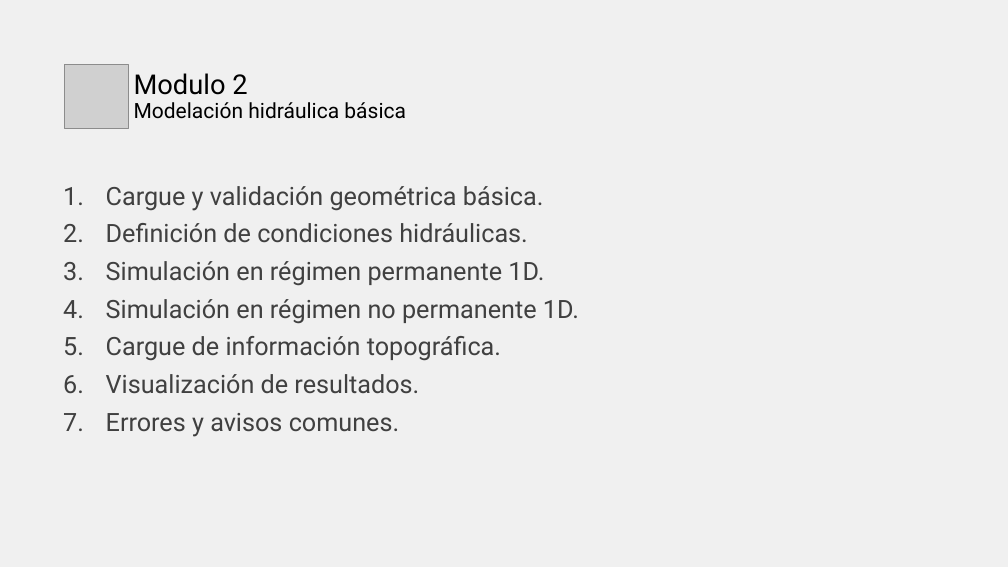
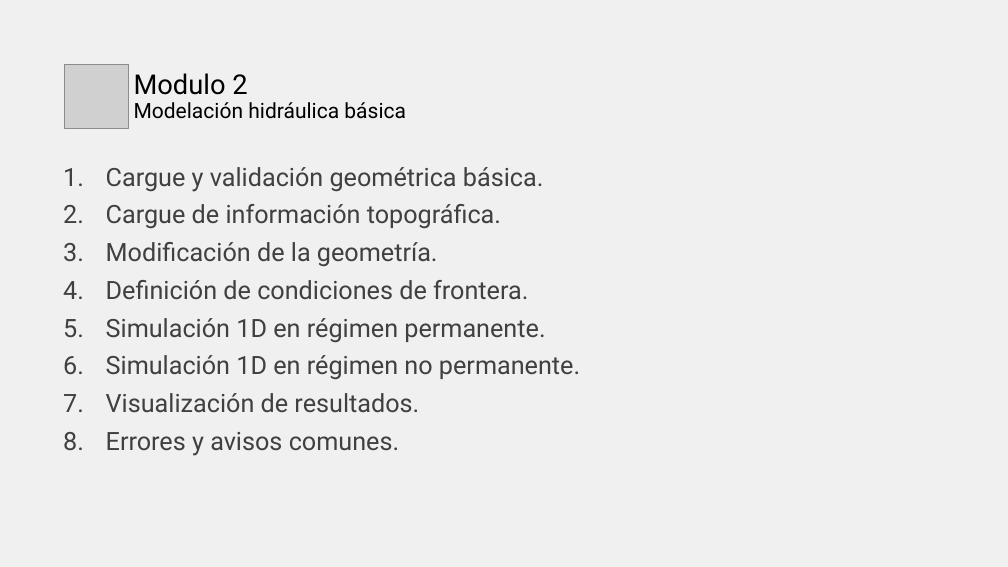
Before and after one commit to juanrodace/J.HRAS, a slide deck: slide 8 of HRAS.Introducción.pptx. Drawn at 1008x567 pixels with LibreOffice and Linux fonts; fonts in the diff are those of the drawing; grey boxes stand for pictures. Boxes give left, top, right and bottom in pixels: in the first picture for what was removed or moved away, otherwise in the second. Text is boxed around its words. In the diff, an @@ line names an element or a change of style, - is before the commit and + after.

```diff
--- a/HRAS.Introducción.pptx
+++ b/HRAS.Introducción.pptx
@@ text at <box>106,223,579,324</box>: paragraphs removed @@
-2. Definición de condiciones hidráulicas.
-3. Simulación en régimen permanente 1D.
-4. Simulación en régimen no permanente 1D.
@@ text at <box>106,242,580,380</box>: paragraphs added @@
+3. Modificación de la geometría.
+4. Definición de condiciones de frontera.
+5. Simulación 1D en régimen permanente.
+6. Simulación 1D en régimen no permanente.
```
Also in this commit, not shown: 3 other slides changed, 1 slide added, 2 other files.
